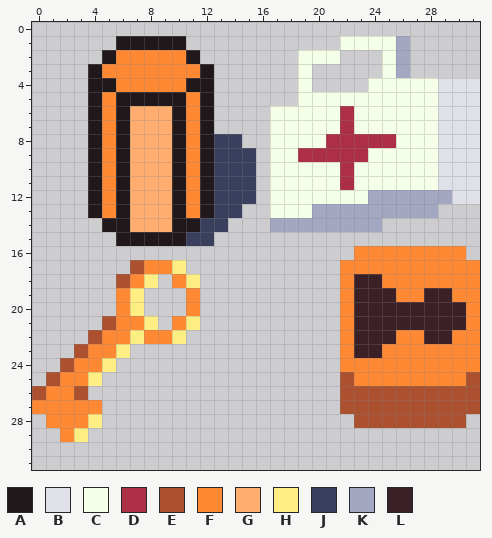
Two states of a pixel-art sprite, resources/tilemap/propts.png. Above, as it was before the edit.
The file is 32x32 pixels.
Palette (. is transparent): A #21181b  B #dfe0e8  C #f5ffe8  D #ad2f45  E #ab5130  F #ff8933  G #ffae70  H #ffee83  J #3a3f5e  K #a3a7c2  L #3b2027
Pixels before, first column x 0:
 1 ......AAAAA...........CCCCK.....
 2 .....AFFFFFA.......CCC...CK.....
 3 ....AFFFFFFFA......C.....CK.....
 4 ....AAFFFFFAA......C....CCCCCBBB
 5 ....AFAAAAAFA......CCCCCCCCCCBBB
 6 ....AFAGGGAFA....CCCCCDCCCCCCBBB
 7 ....AFAGGGAFA....CCCCCDCCCCCCBBB
 8 ....AFAGGGAFAJJ..CCCCDDDDDCCCBBB
 9 ....AFAGGGAFAJJJ.CCDDDDDCCCCCBBB
10 ....AFAGGGAFAJJJ.CCCCCDCCCCCCBBB
11 ....AFAGGGAFAJJJ.CCCCCDCCCCCCBBB
12 ....AFAGGGAFAJJJ.CCCCCCCKKKKKKBB
13 ....AFAGGGAFAJJ..CCCKKKKKKKKK...
14 .....AAGGGAAJJ...KKKKKKKK.......
15 ......AAAAAJJ...................
16 .......................FFFFFFFF.
17 .......EFFH...........FFFFFFFFFF
18 ......EFH.FH..........FLLFFFFFFF
19 ......FH...F..........FLLLFFLLFF
20 ......FH...F..........FLLLLLLLLF
21 .....EFFH.FH..........FLLLLLLLLF
22 ....EFFHFFH...........FLLLFFLLFF
23 ...EFFH...............FLLFFFFFFF
24 ..EFFH................FFFFFFFFFF
25 .EFFH.................EFFFFFFFFE
26 EFFE..................EEEEEEEEEE
27 FFFFF.................EEEEEEEEEE
28 .FFFH..................EEEEEEEE.
29 ..FH............................
Now the later version:
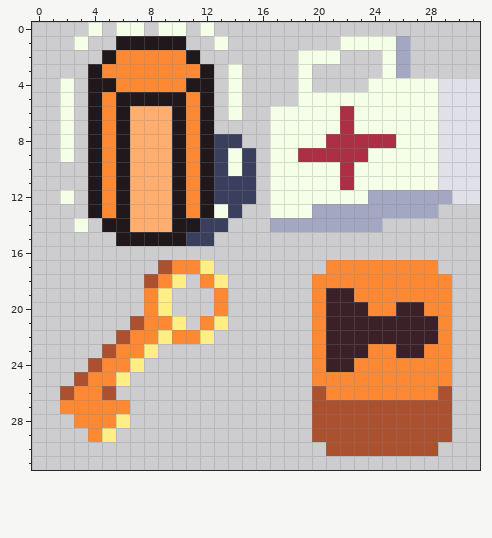
Difference:
Changed rows in their new state; - is an unchanged pixel.
first column x 0:
 0 ----C-CC-CC-C-------------------
 1 ---C---------C------------------
 3 --------------C-----------------
 4 --C-----------C-----------------
 5 --C-----------C-----------------
 6 --C-----------C-----------------
 7 --C-----------------------------
 8 --C-----------------------------
 9 --C-----------C-----------------
10 --------------C-----------------
12 --C-----------------------------
13 -------------C------------------
14 ---C----------------------------
16 -----------------------........-
17 -------..EFFH--------F-------...
18 ------..EFH.FH------FF-FF-----..
19 ------..FH-.-F------FLLFFF--FF..
20 ------..FH-.-F------FLL-FF--FF..
21 -----..EFFH.FH------FLL------F..
22 ----..EF-HFFH-------FLL---LL-F..
23 ---..EFFH-----------FLL-F-LL--..
24 --..EFFH------------FLL-------..
25 -..EFFH-------------FFF-------..
26 ..EFFE--------------EFFFFFFFF-..
27 ..---FF-------------EE--------..
28 -..-FFH-------------EEE-------.-
29 --..FH--------------EEEEEEEEEE--
30 ---------------------EEEEEEEE---
Where, in picture pixels (left, top, right, bottom), the same in both pictures:
changed: (32, 22, 242, 442)
changed: (312, 246, 480, 456)
